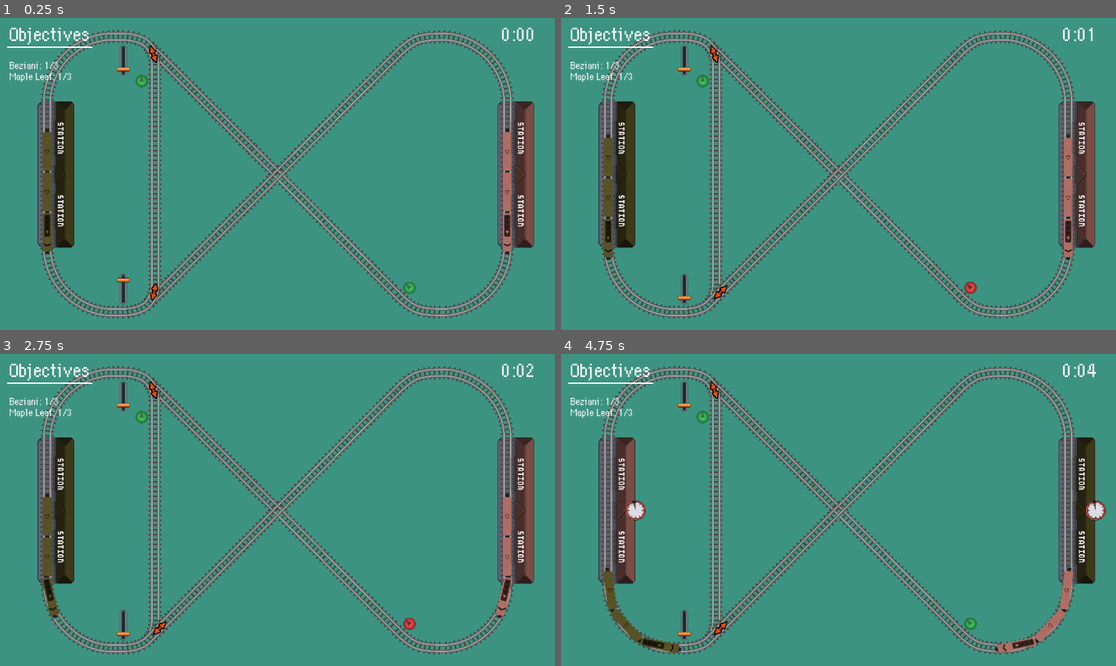
Above: before the commit, frames 1-4 (two rows, left to right).
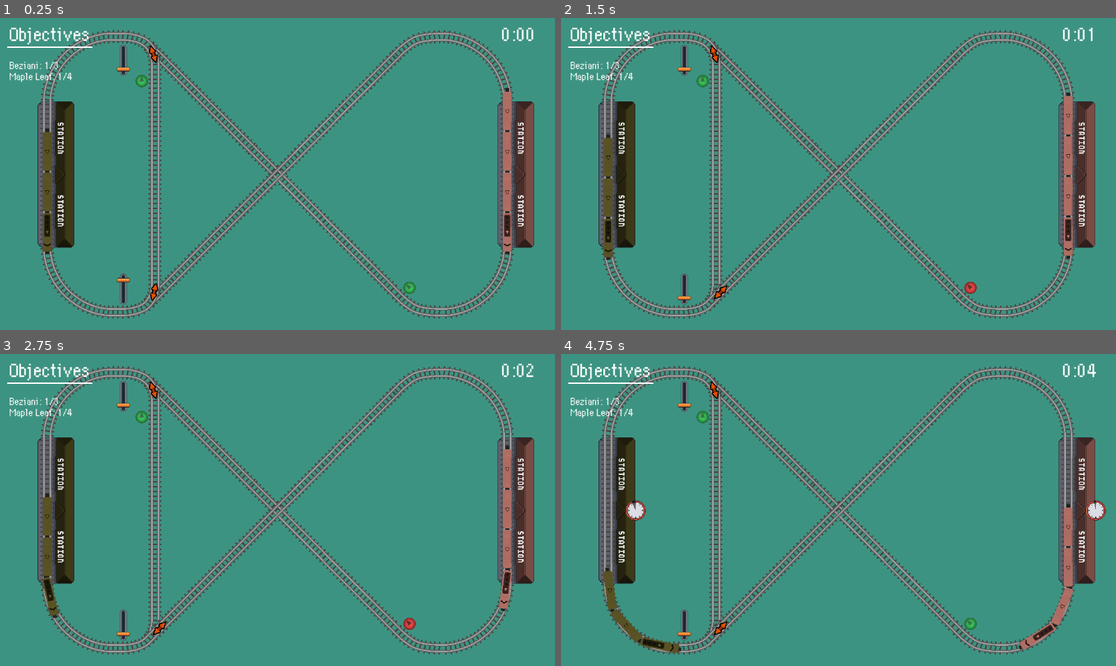
Above: after the commit, the same moments.

Repository: dsg-jam/ld54-game
Game: Godot game, scene res://scenes/Level2.tscn
Two runs of this game, one before a commit and one after it. Both use one fixed random seed, a clock stepped at 60 frames per second and the inputs below. This scene is started directly instead of the project's main scene.
Inputs (mouse positions are in pixels of both pictures, inside the frame that each line leads up to):
- Up to frame 1 (0.25 s): no input
- Up to frame 2 (1.5 s): click (971, 286) at 0.5 s; click (683, 289) at 1.27 s
- Up to frame 3 (2.75 s): no input
- Up to frame 4 (4.75 s): hold Space (brake) 2.78-3.53 s

The runs differ from the first frame. In frame 1, 0.2% of the frame differs, in the area x 12-93%, y 17-37%; in frame 2, 0.3%; in frame 3, 0.5%; in frame 4, 3.3%, in the area x 10-97%, y 17-96%.

Commit message:
make level 2 more challenging

Diff:
--- a/scenes/Level2.tscn
+++ b/scenes/Level2.tscn
@@ -304,15 +304,17 @@
 [node name="TrainRoute" parent="." node_paths=PackedStringArray("tracks_controller") instance=ExtResource("7_p34jf")]
 position = Vector2(354.396, 151.157)
 tracks_controller = NodePath("../Tracks")
-car_count = 2
+car_count = 3
 color = Color(1, 0.627451, 0.572549, 1)
 route_name = "Beziani"
 
 [node name="TrainRouteStop" parent="TrainRoute" node_paths=PackedStringArray("station") instance=ExtResource("8_xs6w7")]
 station = NodePath("../../TrainStation")
+delay = 45.0
 
 [node name="TrainRouteStop2" parent="TrainRoute" node_paths=PackedStringArray("station") instance=ExtResource("8_xs6w7")]
 station = NodePath("../../TrainStation2")
+delay = 45.0
 
 [node name="TrainRoute2" parent="." node_paths=PackedStringArray("tracks_controller") instance=ExtResource("7_p34jf")]
 position = Vector2(947.649, 558.514)
@@ -320,16 +322,21 @@
 car_count = 2
 color = Color(0.509804, 0.470588, 0.211765, 1)
 route_name = "Maple Leaf"
+route_objective = 4
 
 [node name="TrainRouteStop" parent="TrainRoute2" node_paths=PackedStringArray("station") instance=ExtResource("8_xs6w7")]
 station = NodePath("../../TrainStation2")
 
+[node name="TrainRouteStop3" parent="TrainRoute2" node_paths=PackedStringArray("station") instance=ExtResource("8_xs6w7")]
+station = NodePath("../../TrainStation2")
+delay = 25.0
+
 [node name="TrainRouteStop2" parent="TrainRoute2" node_paths=PackedStringArray("station") instance=ExtResource("8_xs6w7")]
 station = NodePath("../../TrainStation")
 
 [node name="Track" parent="." instance=ExtResource("3_ud27o")]
 position = Vector2(226, 119)
-curve = SubResource("Curve2D_5dvgk")
+curve = SubResource("Curve2D_h6tqn")
 
 [editable path="Tracks/Track5"]
 [editable path="Tracks/TrackSwitch2"]
Not shown: 7 places in scenes/Level2.tscn that only renumber resources
